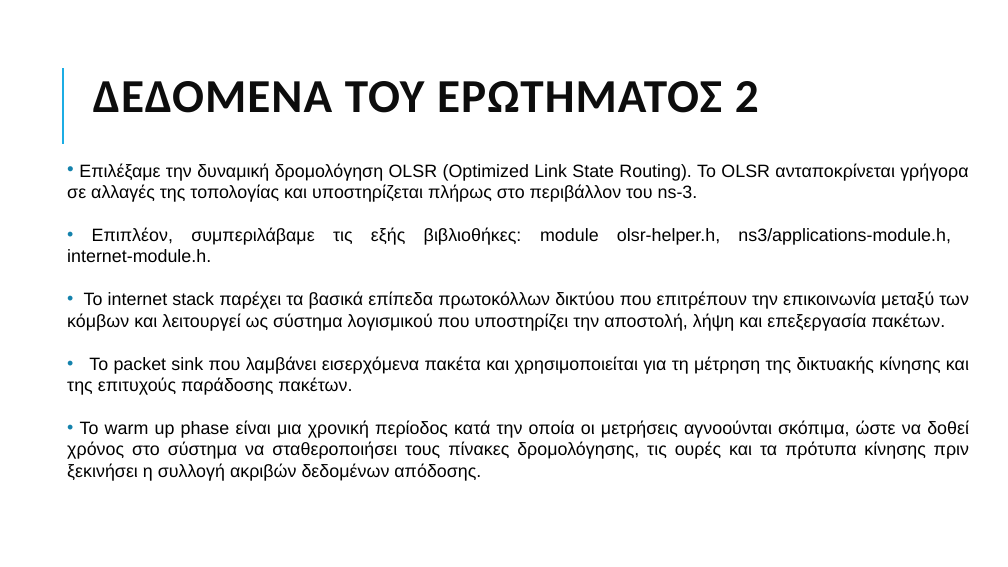
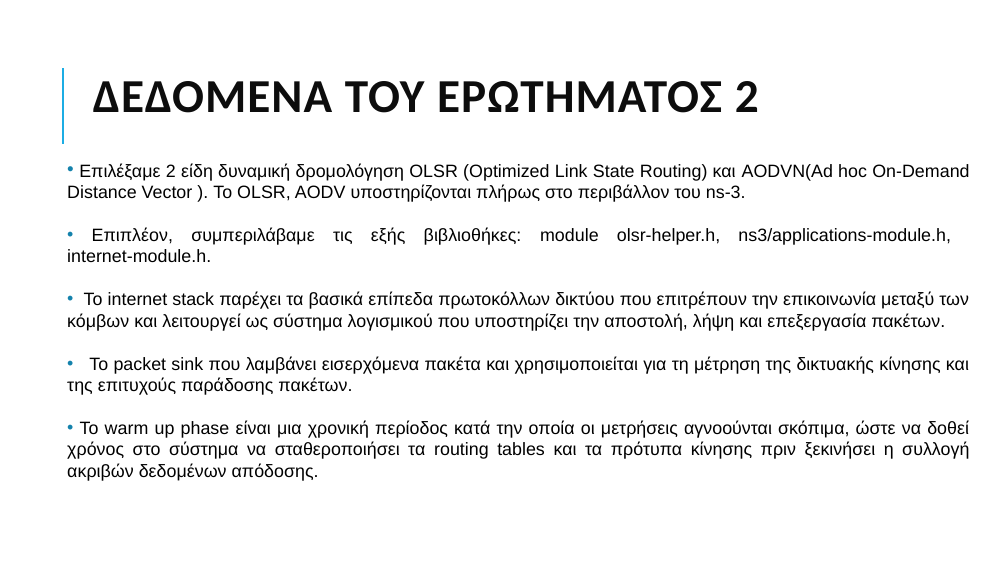
Before and after one commit to grgmyl/Ns3Project, a slide deck: slide 8 of Presentations/Ns-3_presentation_F.pptx. Drawn at 1008x567 pixels with LibreOffice and Linux fonts; fonts in the diff are those of the drawing. Boxes give left, top, right and bottom in pixels: in the first picture for what was removed or moved away, otherwise in the second. Text is boxed around its words. In the diff, an @@ line names an element or a change of style, - is before the commit and + after.

Commit message:
DenXerwTiThaKanwMaziSou.DONE

```diff
--- a/Presentations/Ns-3_presentation_F.pptx
+++ b/Presentations/Ns-3_presentation_F.pptx
@@ text at [67,163,969,202]: text changed @@
-• Επιλέξαμε την δυναμική δρομολόγηση OLSR (Optimized Link State Routing). Το OLSR ανταποκρίνεται γρήγορα σε αλλαγές της τοπολογίας και υποστηρίζεται πλήρως στο περιβάλλον του ns-3.
+• Επιλέξαμε 2 είδη δυναμική δρομολόγηση OLSR (Optimized Link State Routing) και AODVN(Ad hoc On-Demand Distance Vector ). Το OLSR, AODV υποστηρίζονται πλήρως στο περιβάλλον του ns-3.
@@ text at [67,420,969,481]: text changed @@
-• Το warm up phase είναι μια χρονική περίοδος κατά την οποία οι μετρήσεις αγνοούνται σκόπιμα, ώστε να δοθεί χρόνος στο σύστημα να σταθεροποιήσει τους πίνακες δρομολόγησης, τις ουρές και τα πρότυπα κίνησης πριν ξεκινήσει η συλλογή ακριβών δεδομένων απόδοσης.
+• Το warm up phase είναι μια χρονική περίοδος κατά την οποία οι μετρήσεις αγνοούνται σκόπιμα, ώστε να δοθεί χρόνος στο σύστημα να σταθεροποιήσει τα routing tables και τα πρότυπα κίνησης πριν ξεκινήσει η συλλογή ακριβών δεδομένων απόδοσης.
```
Also in this commit, not shown: 2 other slides changed, 1 slide added.
